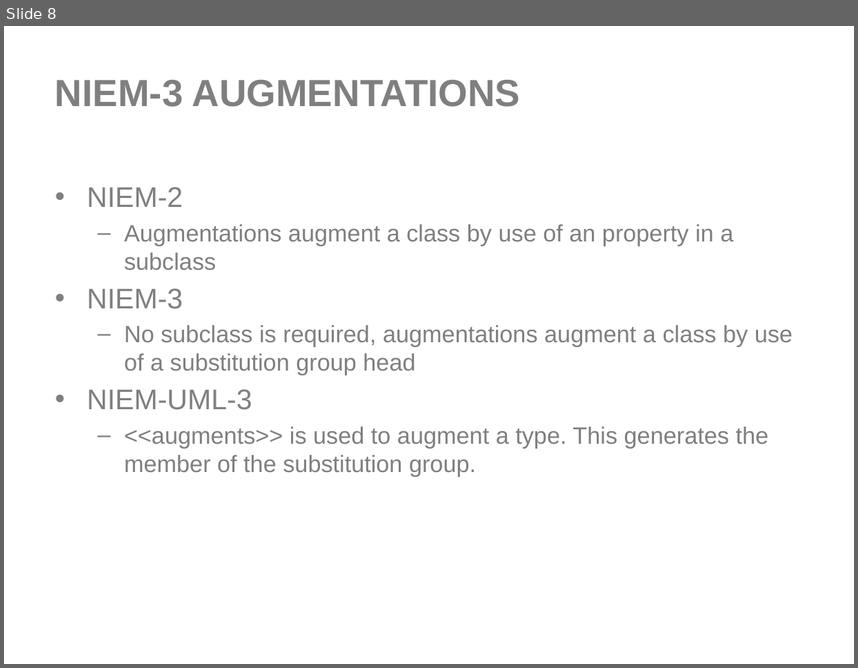
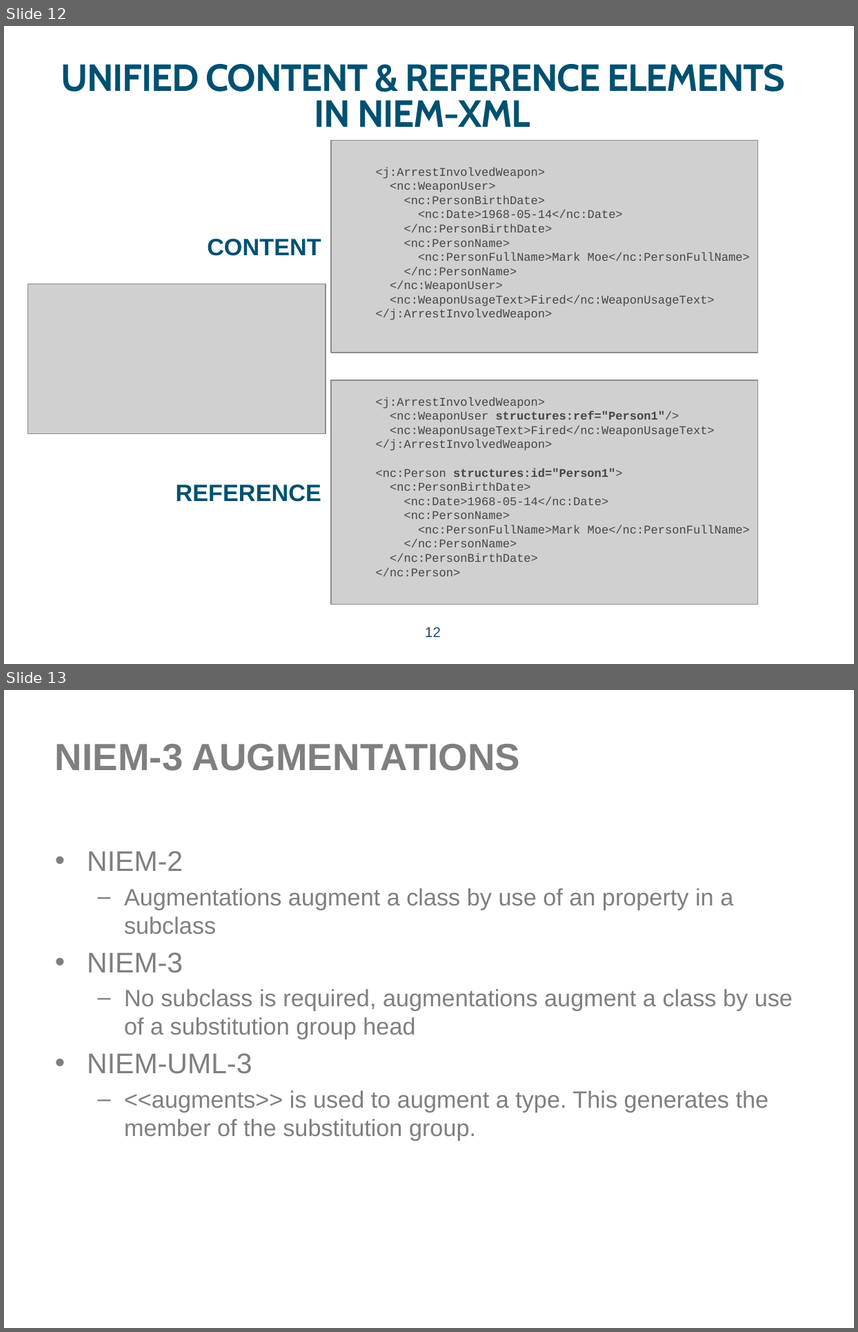
Before and after one commit to NIEM/NIEM-UML, a slide deck: Presentations/NIEM-UML-3-InitialSubmission.pptx. Shown one above the other, each under a label of ours: slide 8 before the commit, slides 12 and 13 after it. The pictures are 858x668 and 858x1332 pixels, drawn with LibreOffice and Linux fonts; fonts in the diff are those of the drawing; grey boxes stand for pictures; background and template pictures are left out. Boxes give left, top, right and bottom in pixels: in the first picture for what was removed or moved away, otherwise in the second. Text is boxed around its words. In the diff, an @@ line names an element or a change of style, - is before the commit and + after.

Commit message:
Presentation updated with NIEM-XML changes

```diff
--- a/Presentations/NIEM-UML-3-InitialSubmission.pptx
+++ b/Presentations/NIEM-UML-3-InitialSubmission.pptx
@@ slide 12 added at bbox=[4, 26, 854, 664], background picture (left out) @@
@@ title added at bbox=[61, 64, 786, 127], 32 pt, text #00506F, bold @@
+UNIFIED CONTENT & REFERENCE ELEMENTS IN NIEM-XML
@@ picture added at bbox=[331, 140, 758, 352] @@
@@ text added at bbox=[376, 167, 750, 320], 10 pt, text #464646 @@
+<j:ArrestInvolvedWeapon>
+<nc:WeaponUser>
+<nc:PersonBirthDate>
+<nc:Date>1968-05-14</nc:Date>
+</nc:PersonBirthDate>
+<nc:PersonName>
+<nc:PersonFullName>Mark Moe</nc:PersonFullName>
+</nc:PersonName>
+</nc:WeaponUser>
+<nc:WeaponUsageText>Fired</nc:WeaponUsageText>
+</j:ArrestInvolvedWeapon>
@@ text added at bbox=[207, 239, 321, 256], 20 pt, text #00506F, bold @@
+CONTENT
@@ picture added at bbox=[27, 283, 326, 433] @@
@@ picture added at bbox=[331, 380, 758, 604] @@
@@ text added at bbox=[376, 397, 750, 576], 10 pt, text #464646 @@
+<j:ArrestInvolvedWeapon>
+<nc:WeaponUser structures:ref="Person1"/>
+<nc:WeaponUsageText>Fired</nc:WeaponUsageText>
+</j:ArrestInvolvedWeapon>
+<nc:Person structures:id="Person1">
+<nc:PersonBirthDate>
+<nc:Date>1968-05-14</nc:Date>
+<nc:PersonName>
+<nc:PersonFullName>Mark Moe</nc:PersonFullName>
+</nc:PersonName>
+</nc:PersonBirthDate>
+</nc:Person>
@@ text added at bbox=[176, 484, 321, 501], 20 pt, text #00506F, bold @@
+REFERENCE
@@ page number added at bbox=[425, 626, 441, 637], 12 pt, text #1F497D @@
+12
@@ what was slide 8 is now slide 13 @@
```
Also in this commit, not shown: 9 slides changed, 15 other slides added, 1 slide removed, 2 other files.
